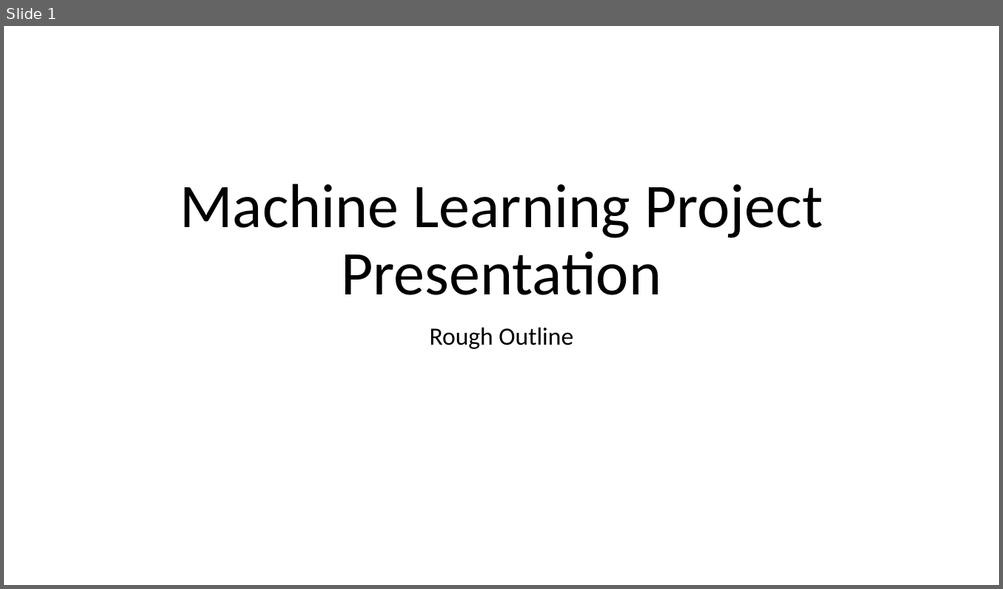
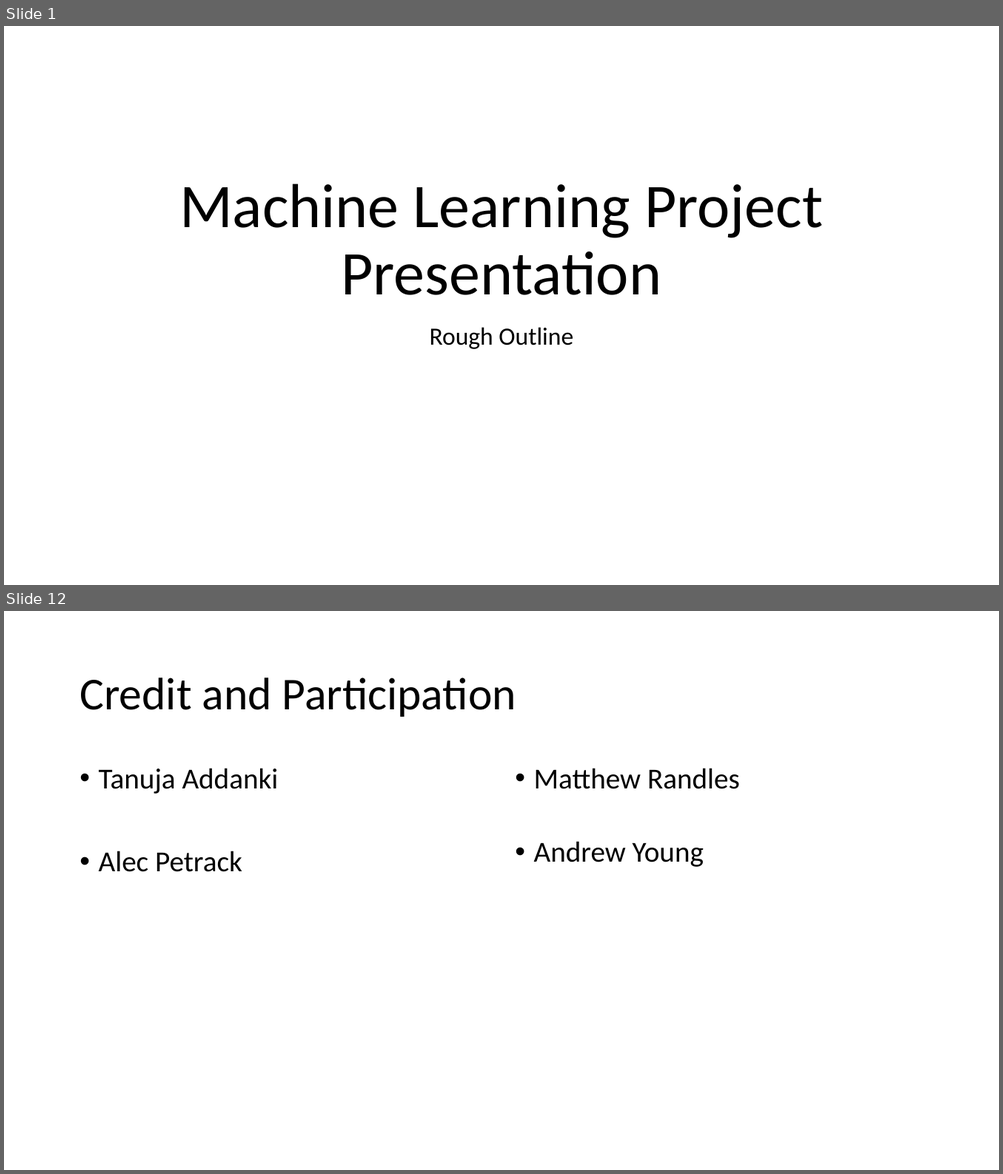
Before and after one commit to randm4940/CS-7830-Fall-2019-Project, a slide deck: documents/presentation.pptx. Shown one above the other, each under a label of ours: slide 1 before the commit, slides 1 and 12 after it; the slides between them are not shown. The pictures are 1003x589 and 1003x1174 pixels, drawn with LibreOffice and Linux fonts; fonts in the diff are those of the drawing. Boxes give left, top, right and bottom in pixels: in the first picture for what was removed or moved away, otherwise in the second. Text is boxed around its words. In the diff, an @@ line names an element or a change of style, - is before the commit and + after.

```diff
--- a/documents/presentation.pptx
+++ b/documents/presentation.pptx
@@ slide 12 added at [4, 611, 999, 1170], background #FFFFFF @@
@@ title added at [79, 678, 516, 717], 44 pt, text #000000 @@
+Credit and Participation
@@ text added at [99, 768, 279, 872], 28 pt, text #000000 @@
+• Tanuja Addanki
+• Alec Petrack
@@ text added at [534, 768, 740, 867], 28 pt, text #000000 @@
+• Matthew Randles
+• Andrew Young
```
Also in this commit, not shown: 3 slides changed, 8 other slides added, 4 slides removed, 1 other file.
